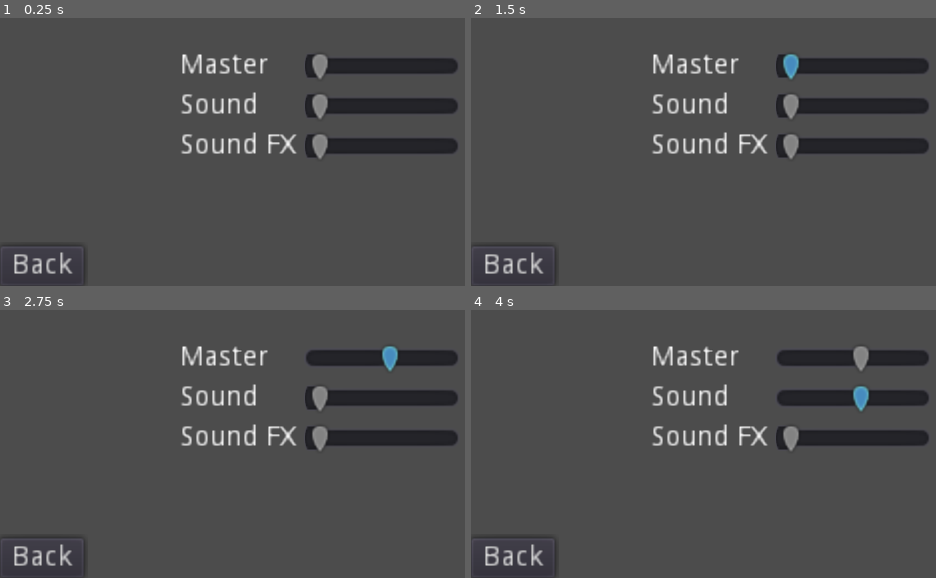
Above: before the commit, frames 1-4 (two rows, left to right).
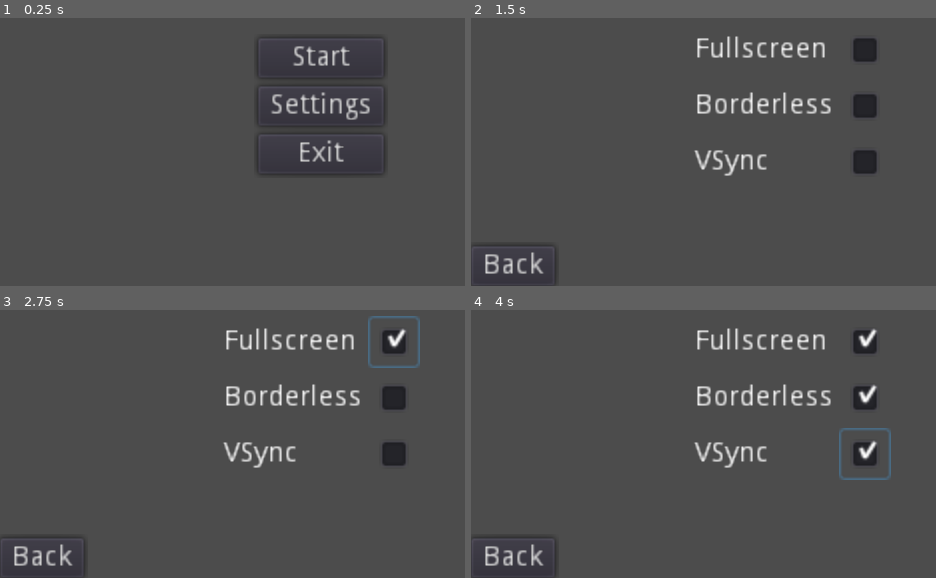
Above: after the commit, the same moments.

Repository: KevCoorp/Qube-Dash
Game: Godot game, scene res://Menu/MainMenu.tscn
The game is run twice, just before and just after one commit, with the same random seed, the same clock (stepped at 60 frames per second) and the same inputs. This scene is started directly instead of the project's main scene.
Inputs (mouse positions are in pixels of both pictures, inside the frame that each line leads up to):
- Up to frame 1 (0.25 s): no input
- Up to frame 2 (1.5 s): click (791, 106) at 0.5 s, where only the run after the commit has a clickable "Settings"; click (791, 58) at 1.25 s, where only the run after the commit has a clickable "Video"
- Up to frame 3 (2.75 s): click (395, 342) at 2.02 s
- Up to frame 4 (4 s): click (866, 398) at 2.77 s; click (866, 454) at 3.52 s

The runs differ from the first frame. In frame 1, 9.3% of the frame differs, in the area x 1-99%, y 7-99%; in frame 2, 10%; in frame 3, 10%; in frame 4, 10%, in the area x 38-99%, y 6-64%.

Commit message:
Main menu
Don't increase the master volume due to the stretching

Diff:
--- a/Level/Level1.tscn
+++ b/Level/Level1.tscn
@@ -14,6 +14,7 @@
 [ext_resource path="res://HUD/Fonts/PressStart2P-Regular.ttf" type="DynamicFontData" id=12]
 [ext_resource path="res://NextLevel.tscn" type="PackedScene" id=13]
 [ext_resource path="res://Textures/Environment/tree.png" type="Texture" id=14]
+[ext_resource path="res://Menu/MainMenu.tscn" type="PackedScene" id=15]
 
 [sub_resource type="ConvexPolygonShape2D" id=4]
 points = PoolVector2Array( 18, 18, 0, 18, 0, 0, 18, 0 )
@@ -353,6 +354,11 @@
 position = Vector2( 20, 0 )
 script = ExtResource( 5 )
 
+[node name="CanvasLayer" type="CanvasLayer" parent="."]
+
+[node name="MainMenu" parent="CanvasLayer" instance=ExtResource( 15 )]
+visible = false
+
 [node name="Grass" type="TileMap" parent="."]
 tile_set = SubResource( 3 )
 cell_size = Vector2( 18, 18 )
--- a/Menu/MainMenu.tscn
+++ b/Menu/MainMenu.tscn
@@ -1,11 +1,15 @@
-[gd_scene format=2]
+[gd_scene load_steps=3 format=2]
+
+[ext_resource path="res://Script/MainMenu.gd" type="Script" id=1]
+[ext_resource path="res://Audio/bgm/mainmenu.wav" type="AudioStream" id=2]
 
 [node name="MainMenu" type="Control"]
-anchor_right = 1.0
-anchor_bottom = 1.0
-
-[node name="VBoxContainer" type="VBoxContainer" parent="."]
-visible = false
+pause_mode = 2
+anchor_right = 1.0
+anchor_bottom = 1.0
+script = ExtResource( 1 )
+
+[node name="Menu" type="VBoxContainer" parent="."]
 anchor_left = 0.5
 anchor_top = 0.5
 anchor_right = 0.5
@@ -15,18 +19,18 @@
 margin_right = 31.5
 margin_bottom = 34.0
 
-[node name="Start" type="Button" parent="VBoxContainer"]
+[node name="Start" type="Button" parent="Menu"]
 margin_right = 63.0
 margin_bottom = 20.0
 text = "Start"
 
-[node name="Settings" type="Button" parent="VBoxContainer"]
+[node name="Settings" type="Button" parent="Menu"]
 margin_top = 24.0
 margin_right = 63.0
 margin_bottom = 44.0
 text = "Settings"
 
-[node name="Exit" type="Button" parent="VBoxContainer"]
+[node name="Exit" type="Button" parent="Menu"]
 margin_top = 48.0
 margin_right = 63.0
 margin_bottom = 68.0
@@ -53,9 +57,9 @@
 text = "Video"
 
 [node name="Audio" type="Button" parent="Settings/VBoxContainer"]
-margin_top = 48.0
+margin_top = 24.0
 margin_right = 75.0
-margin_bottom = 68.0
+margin_bottom = 44.0
 text = "Audio"
 
 [node name="BackSettings" type="Button" parent="Settings"]
@@ -132,6 +136,7 @@
 text = "Back"
 
 [node name="Audio" type="Control" parent="."]
+visible = false
 anchor_right = 1.0
 anchor_bottom = 1.0
 
@@ -146,48 +151,48 @@
 margin_bottom = 28.0
 
 [node name="Labels" type="VBoxContainer" parent="Audio/HBoxContainer"]
-margin_right = 58.0
+margin_right = 44.0
 margin_bottom = 56.0
 
 [node name="Master" type="Label" parent="Audio/HBoxContainer/Labels"]
 margin_top = 1.0
-margin_right = 58.0
+margin_right = 44.0
 margin_bottom = 15.0
 size_flags_vertical = 6
 text = "Master"
 
-[node name="Sound" type="Label" parent="Audio/HBoxContainer/Labels"]
+[node name="Music" type="Label" parent="Audio/HBoxContainer/Labels"]
 margin_top = 21.0
-margin_right = 58.0
+margin_right = 44.0
 margin_bottom = 35.0
 size_flags_vertical = 6
-text = "Sound"
-
-[node name="Sound FX" type="Label" parent="Audio/HBoxContainer/Labels"]
+text = "Music"
+
+[node name="SFX" type="Label" parent="Audio/HBoxContainer/Labels"]
 margin_top = 41.0
-margin_right = 58.0
+margin_right = 44.0
 margin_bottom = 55.0
 size_flags_vertical = 6
-text = "Sound FX"
+text = "SFX"
 
 [node name="Slider" type="VBoxContainer" parent="Audio/HBoxContainer"]
-margin_left = 62.0
+margin_left = 48.0
 margin_right = 140.0
 margin_bottom = 56.0
 size_flags_horizontal = 3
 
 [node name="Master" type="HSlider" parent="Audio/HBoxContainer/Slider"]
-margin_right = 78.0
+margin_right = 92.0
 margin_bottom = 16.0
 
-[node name="Sound" type="HSlider" parent="Audio/HBoxContainer/Slider"]
+[node name="Music" type="HSlider" parent="Audio/HBoxContainer/Slider"]
 margin_top = 20.0
-margin_right = 78.0
+margin_right = 92.0
 margin_bottom = 36.0
 
-[node name="Sound FX" type="HSlider" parent="Audio/HBoxContainer/Slider"]
+[node name="SFX" type="HSlider" parent="Audio/HBoxContainer/Slider"]
 margin_top = 40.0
-margin_right = 78.0
+margin_right = 92.0
 margin_bottom = 56.0
 
 [node name="BackAudio" type="Button" parent="Audio"]
@@ -196,3 +201,23 @@
 margin_top = -20.0
 margin_right = 42.0
 text = "Back"
+
+[node name="MainMusic" type="AudioStreamPlayer" parent="."]
+stream = ExtResource( 2 )
+autoplay = true
+
+[connection signal="pressed" from="Menu/Start" to="." method="_on_Start_pressed"]
+[connection signal="pressed" from="Menu/Settings" to="." method="_on_Settings_pressed"]
+[connection signal="pressed" from="Menu/Exit" to="." method="_on_Exit_pressed"]
+[connection signal="pressed" from="Settings/VBoxContainer/Video" to="." method="_on_Video_pressed"]
+[connection signal="pressed" from="Settings/VBoxContainer/Audio" to="." method="_on_Audio_pressed"]
+[connection signal="pressed" from="Settings/BackSettings" to="." method="_on_BackSettings_pressed"]
+[connection signal="toggled" from="Video/HBoxContainer/Checks/FullScreen" to="." method="_on_FullScreen_toggled"]
+[connection signal="toggled" from="Video/HBoxContainer/Checks/Borderless" to="." method="_on_Borderless_toggled"]
+[connection signal="toggled" from="Video/HBoxContainer/Checks/VSync" to="." method="_on_VSync_toggled"]
+[connection signal="pressed" from="Video/BackVideo" to="." method="_on_BackVideo_pressed"]
+[connection signal="toggled" from="Video/BackVideo" to="." method="_on_BackVideo_toggled"]
+[connection signal="value_changed" from="Audio/HBoxContainer/Slider/Master" to="." method="_on_Master_value_changed"]
+[connection signal="value_changed" from="Audio/HBoxContainer/Slider/Music" to="." method="_on_Music_value_changed"]
+[connection signal="value_changed" from="Audio/HBoxContainer/Slider/SFX" to="." method="_on_SFX_value_changed"]
+[connection signal="pressed" from="Audio/BackAudio" to="." method="_on_BackAudio_pressed"]
--- a/Player.gd
+++ b/Player.gd
@@ -45,7 +45,7 @@
 				velocity.y += ADDITIONAL_FALL_GRAVITY
 
 	# DEBUG
-	if Input.is_action_pressed("ui_escape"):
+	if Input.is_action_pressed("debug"):
 		get_tree().change_scene("res://Level/Level2.tscn")
 
 
--- a/Player.tscn
+++ b/Player.tscn
@@ -23,6 +23,7 @@
 [node name="Camera2D" type="Camera2D" parent="."]
 current = true
 limit_left = 0
+limit_smoothed = true
 script = ExtResource( 3 )
 
 [node name="JumpBufferTimer" type="Timer" parent="."]
--- /dev/null
+++ b/Script/MainMenu.gd
@@ -0,0 +1,74 @@
+extends Control
+
+onready var menu = $Menu
+onready var settings = $Settings
+onready var video = $Video
+onready var audio = $Audio
+
+func _process(delta):
+	if Input.is_action_just_pressed("ui_escape"):
+		toggle()
+
+func toggle():
+	visible = !visible
+	get_tree().paused = visible
+
+
+
+func _on_Start_pressed():
+	toggle()
+	get_tree().change_scene("res://Level/Level1.tscn")
+
+
+# Main menu settings
+
+func _on_Settings_pressed():
+	show_and_hide(settings, menu)
+
+func show_and_hide(first, second):
+	first.show()
+	second.hide()
+
+func _on_Exit_pressed():
+	get_tree().quit()
+
+
+# Settings menu
+
+
+func _on_BackSettings_pressed():
+	show_and_hide(menu, settings)
+
+
+# Audio settings
+func _on_Audio_pressed():
+	show_and_hide(audio, settings)
+
+func _on_Master_value_changed(value):
+	volume(0, value)
+
+func volume(bus_index, value):
+	AudioServer.set_bus_volume_db(bus_index, value)
+
+func _on_Music_value_changed(value):
+	volume(1, value)
+
+func _on_SFX_value_changed(value):
+	volume(2, value)
+
+# Video settings
+
+func _on_Video_pressed():
+	show_and_hide(video, settings)
+
+func _on_FullScreen_toggled(button_pressed):
+	OS.window_fullscreen = button_pressed
+
+func _on_Borderless_toggled(button_pressed):
+	OS.window_borderless = button_pressed
+
+func _on_VSync_toggled(button_pressed):
+	OS.vsync_enabled = button_pressed
+
+func _on_BackVideo_pressed():
+	show_and_hide(settings, video)
--- /dev/null
+++ b/default_bus_layout.tres
@@ -0,0 +1,15 @@
+[gd_resource type="AudioBusLayout" format=2]
+
+[resource]
+bus/1/name = "Music"
+bus/1/solo = false
+bus/1/mute = false
+bus/1/bypass_fx = false
+bus/1/volume_db = 0.0
+bus/1/send = "Master"
+bus/2/name = "SFX"
+bus/2/solo = false
+bus/2/mute = false
+bus/2/bypass_fx = false
+bus/2/volume_db = 0.0
+bus/2/send = "Master"
--- a/project.godot
+++ b/project.godot
@@ -32,6 +32,7 @@
 window/size/test_width=1280
 window/size/test_height=720
 window/stretch/mode="2d"
+window/stretch/aspect="keep"
 
 [global]
 
@@ -92,6 +93,11 @@
 "events": [ Object(InputEventKey,"resource_local_to_scene":false,"resource_name":"","device":0,"alt":false,"shift":false,"control":false,"meta":false,"command":false,"pressed":false,"scancode":16777217,"physical_scancode":0,"unicode":0,"echo":false,"script":null)
  ]
 }
+debug={
+"deadzone": 0.5,
+"events": [ Object(InputEventKey,"resource_local_to_scene":false,"resource_name":"","device":0,"alt":false,"shift":false,"control":false,"meta":false,"command":false,"pressed":false,"scancode":0,"physical_scancode":75,"unicode":0,"echo":false,"script":null)
+ ]
+}
 
 [layer_names]
 
Not shown, added: Audio/bgm/mainmenu.wav.import
Not shown: 1 places in Level/Level1.tscn that only renumber resources
Not shown, added: Audio/bgm/mainmenu.wav
